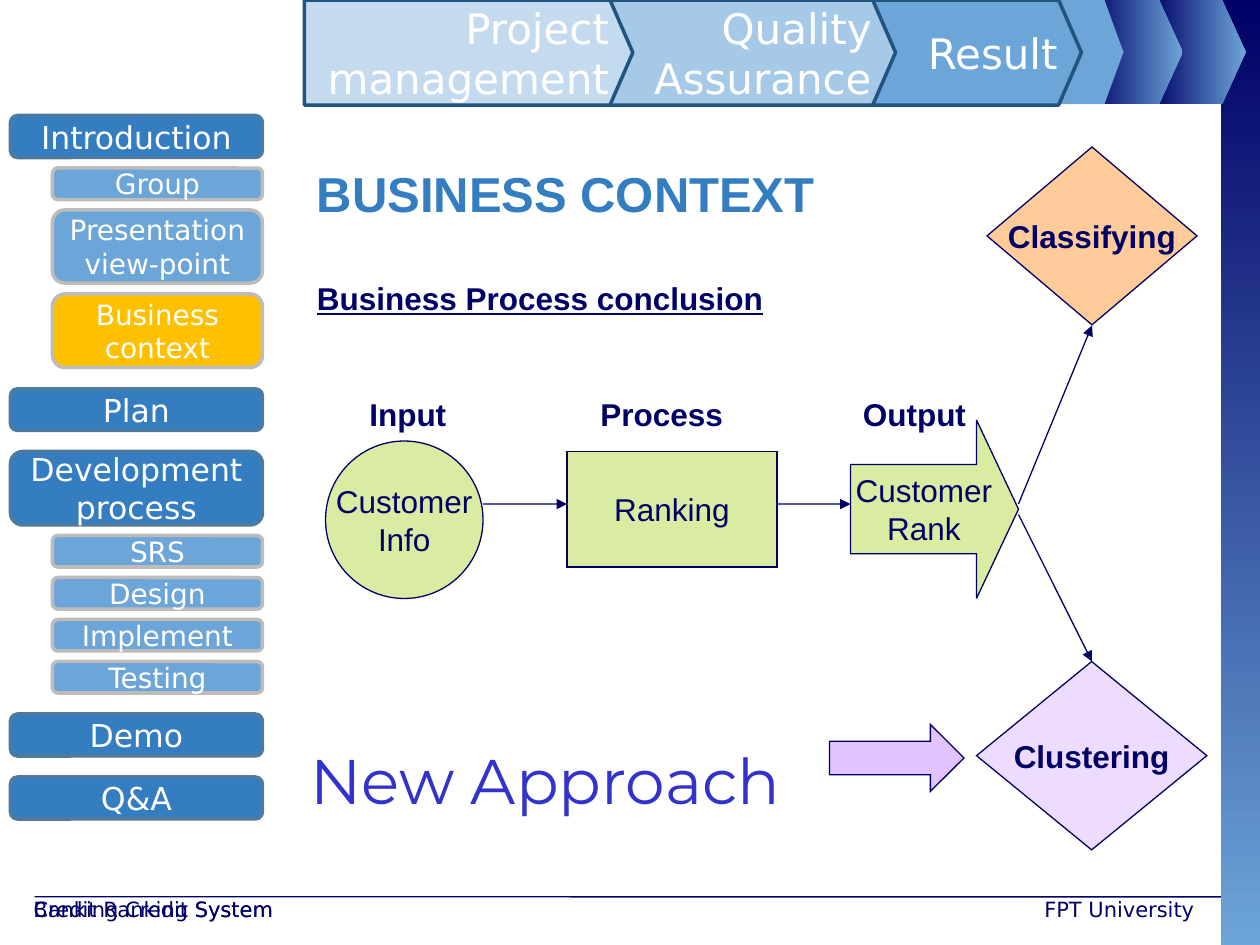
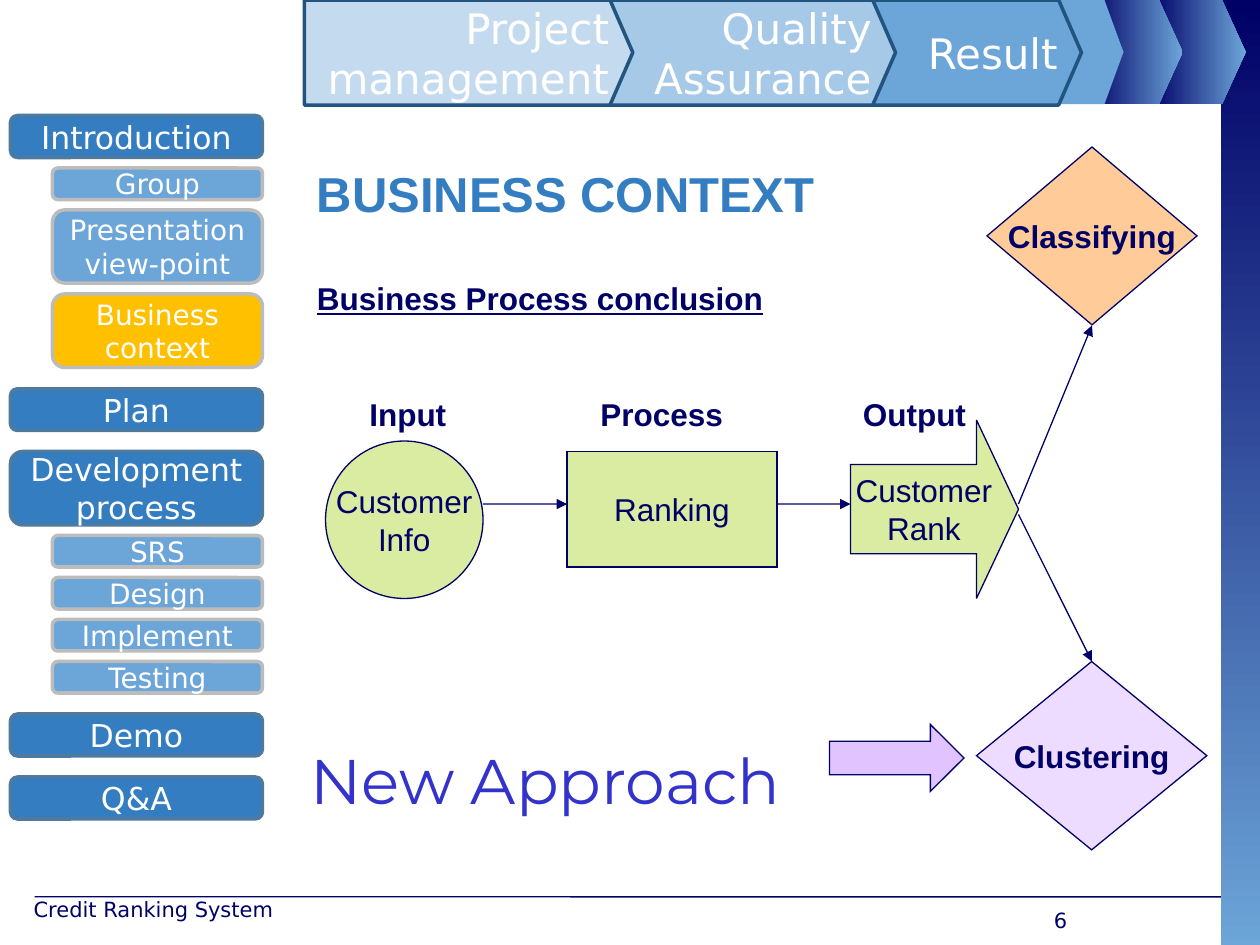
Before and after one commit to maily89/fbdm, a slide deck: slide 6 of Deliverables/FBD - slide.pptx. Drawn at 1260x945 pixels with LibreOffice and Linux fonts; fonts in the diff are those of the drawing; background and template pictures are left out. Boxes give left, top, right and bottom in pixels: in the first picture for what was removed or moved away, otherwise in the second. Text is boxed around its words. In the diff, an @@ line names an element or a change of style, - is before the commit and + after.

```diff
--- a/Deliverables/FBD - slide.pptx
+++ b/Deliverables/FBD - slide.pptx
@@ text removed at (x1=33, y1=901, x2=273, y2=922) @@
-Banking Credit System
@@ text removed at (x1=1044, y1=901, x2=1194, y2=922) @@
-FPT University
@@ page number added at (x1=1054, y1=912, x2=1067, y2=929), 12 pt, text #000066 @@
+6
```
Also in this commit, not shown: 39 other slides changed, 4 slides removed, 20 other files.
